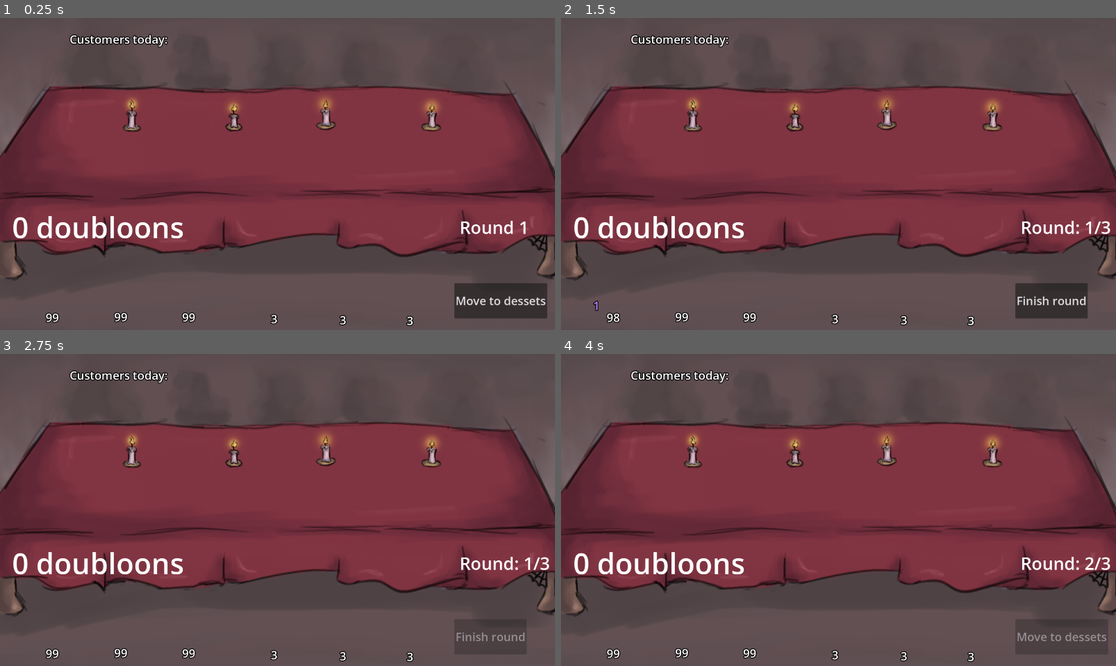
Above: before the commit, frames 1-4 (two rows, left to right).
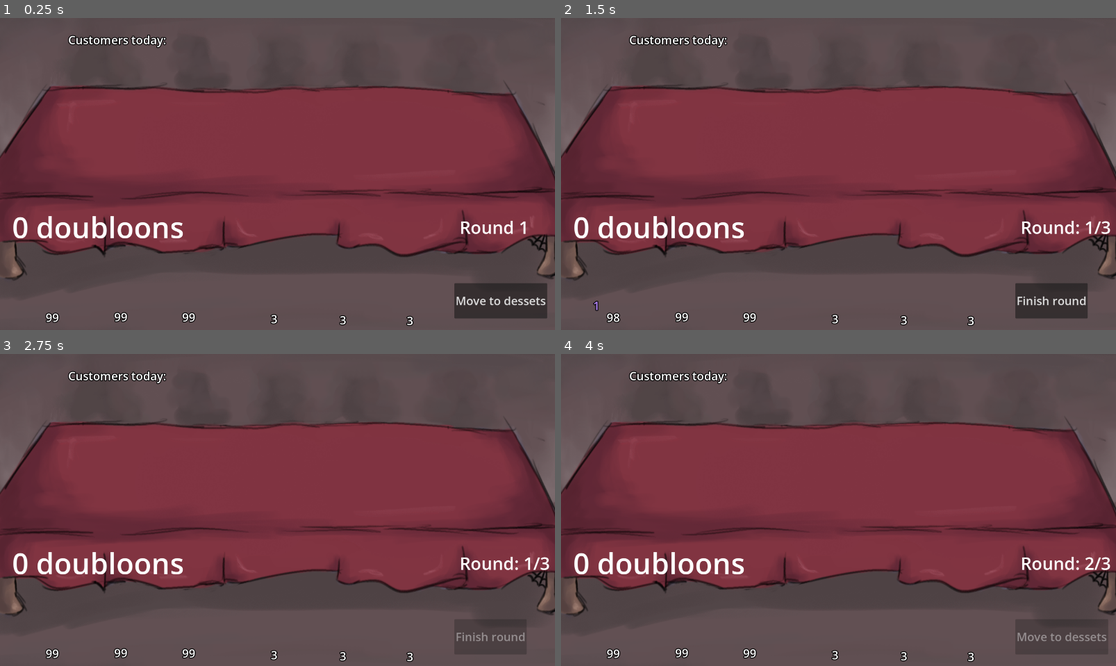
Above: after the commit, the same moments.

Repository: Henrique-Baumegger/godot-fims_food
Game: Godot game, scene res://scripts_and_scenes/main/main.tscn
The game is run twice, just before and just after one commit, with the same random seed, the same clock (stepped at 60 frames per second) and the same inputs.
Inputs (mouse positions are in pixels of both pictures, inside the frame that each line leads up to):
- Up to frame 1 (0.25 s): no input
- Up to frame 2 (1.5 s): click "Move to dessets" at 0.5 s; tap Enter at 1.25 s; move the mouse to (610, 289) at 1.27 s; click (610, 289) at 1.35 s
- Up to frame 3 (2.75 s): click "Finish round" at 2 s
- Up to frame 4 (4 s): tap Space at 2.75 s; move the mouse to (683, 625) at 2.77 s; click (683, 625) at 2.85 s; click "Move to dessets" at 3.5 s

The runs differ from the first frame. In frame 1, 1.3% of the frame differs, in the area x 12-80%, y 5-37%; in frame 2, 1.3%; in frame 3, 1.3%; in frame 4, 1.3%.
Error before the commit: Out of bounds get index '0' (on base: 'Array[Customer]') (res://scripts_and_scenes/table/table.gd:112)
Error after the commit: Parse Error: Identifier "customer_1_position" not declared in the current scope. (res://scripts_and_scenes/table/table.gd:72)

Commit message:
mid table refac

Diff:
--- a/scripts_and_scenes/customer/customer.gd
+++ b/scripts_and_scenes/customer/customer.gd
@@ -154,20 +154,24 @@
 	food_this_round = null
 
 
-func dying_check() -> void:
-	if dead:
-		return
+func dying_check() -> bool:
+	if dead:
+		return false
 	if current_poison >= max_poison:
 		dead = true
 		dies.emit()
-
-
-func killing_you_probability_check() -> void:
-	if dead:
-		return
+		return true
+	return false
+
+
+func killing_you_probability_check() -> bool:
+	if dead:
+		return false
 	var probability := percentage_probability_mult_kill_you * (float(current_poison) / float(max_poison))
 	if randf() < probability:
 		emit_signal("kills_you")
+		return true
+	return false
 
 
 func _ready() -> void:
--- a/scripts_and_scenes/table/table.gd
+++ b/scripts_and_scenes/table/table.gd
@@ -2,49 +2,40 @@
 class_name Table
 
 
-@export var table_size : int = 5
+@export var table_size : int = 2 ## {2, 3, 4, 5, 6}
 
-var list_of_foods_this_round : Array[Food]
+@export var food_markers : Array [Marker2D]
+@export var customers_on_table_markers : Array [Marker2D]
+@export var candle_markers : Array [Marker2D]
+
+var customers_on_list_markers : Array [Marker2D]
+
 var clients_of_the_day : Array[Customer]
 var client_positions_of_this_round : Array[Customer]
+var list_of_foods_this_round : Array[Food]
 
-@onready var customer_list: Node2D = $CustomerList
-@onready var list_position_1: Marker2D = $CustomerList/list_position1
-@onready var list_position_2: Marker2D = $CustomerList/list_position2
-@onready var list_position_3: Marker2D = $CustomerList/list_position3
-@onready var list_position_4: Marker2D = $CustomerList/list_position4
-@onready var list_position_5: Marker2D = $CustomerList/list_position5
-@onready var label: Label = $CustomerList/Label
+@onready var list: Node2D = $List
+@onready var label: Label = $List/Label
+@onready var list_position_1: Marker2D = $List/ListPosition1
+@onready var list_position_2: Marker2D = $List/ListPosition2
+@onready var list_position_3: Marker2D = $List/ListPosition3
+@onready var list_position_4: Marker2D = $List/ListPosition4
+@onready var list_position_5: Marker2D = $List/ListPosition5
+@onready var list_position_6: Marker2D = $List/ListPosition6
 
 
-@onready var food_1_position: Marker2D = $FoodPositions/Food1Position
-@onready var food_2_position: Marker2D = $FoodPositions/Food2Position
-@onready var food_3_position: Marker2D = $FoodPositions/Food3Position
-@onready var food_4_position: Marker2D = $FoodPositions/Food4Position
-@onready var food_5_position: Marker2D = $FoodPositions/Food5Position
-
-@onready var customer_1_position: Marker2D = $CustomerPositions/Customer1Position
-@onready var customer_2_position: Marker2D = $CustomerPositions/Customer2Position
-@onready var customer_3_position: Marker2D = $CustomerPositions/Customer3Position
-@onready var customer_4_position: Marker2D = $CustomerPositions/Customer4Position
-@onready var customer_5_position: Marker2D = $CustomerPositions/Customer5Position
+func _ready() -> void:
+	customers_on_list_markers = [
+		list_position_1,
+		list_position_2,
+		list_position_3,
+		list_position_4,
+		list_position_5,
+		list_position_6
+	]
 
 
-func start_day() -> void:
-	new_set_of_customers()
-
-
-func start_round() -> void:
-	handle_list(true)
-	new_round_of_food()
-
-
-func clients_go_to_table() -> void:
-	handle_list(false)
-	shuffle_customers()
-
-
-func assign_food() -> void:
+func _assign_food() -> void:
 	for i in range(table_size):
 		client_positions_of_this_round[i].food_this_round = list_of_foods_this_round[i]
 
@@ -54,16 +45,7 @@
 
 
 func new_round_of_food() -> void:
-	var food_markers: Array[Marker2D] = [
-		food_1_position,
-		food_2_position,
-		food_3_position,
-		food_4_position,
-		food_5_position
-	]
-
 	list_of_foods_this_round.clear()
-
 	for i in range(table_size):
 		var new_food = AssetDictionary.instantiate_general_object("food")
 		new_food.position = food_markers[i].position
@@ -121,13 +103,7 @@
 
 func handle_list(put_on_list: bool) -> void:
 	customer_list.visible = put_on_list
-	var list_markers: Array[Marker2D] = [
-		list_position_1,
-		list_position_2,
-		list_position_3,
-		list_position_4,
-		list_position_5
-	]
+
 	if put_on_list:
 		for i in range(table_size):
 			var c: Customer = clients_of_the_day[i]
--- a/scripts_and_scenes/table/table.tscn
+++ b/scripts_and_scenes/table/table.tscn
@@ -2,44 +2,42 @@
 
 [ext_resource type="Script" uid="uid://hntj861nd3un" path="res://scripts_and_scenes/table/table.gd" id="1_83i0c"]
 [ext_resource type="Texture2D" uid="uid://cmiaaxh7td154" path="res://art/enviroment/full table.png" id="2_kodtr"]
-[ext_resource type="Texture2D" uid="uid://ckf1qqkyo4a85" path="res://art/enviroment/candle1.png" id="3_fars2"]
-[ext_resource type="Texture2D" uid="uid://bae3xky6crxre" path="res://art/enviroment/candle2.png" id="4_hgd6c"]
-[ext_resource type="Texture2D" uid="uid://bnx2a80bqgn1k" path="res://art/enviroment/candle3.png" id="5_8e2ag"]
-[ext_resource type="Texture2D" uid="uid://s5a0g24lowqg" path="res://art/enviroment/candle4.png" id="6_4m5wr"]
 [ext_resource type="Theme" uid="uid://c3pgctkp31gj8" path="res://art/themes/new_theme.tres" id="8_8e2ag"]
 
-[node name="Table" type="Node2D" unique_id=246802026 groups=["round_dependers"]]
+[node name="Table" type="Node2D" unique_id=246802026]
 script = ExtResource("1_83i0c")
+table_size = null
 
 [node name="TableSprite" type="Sprite2D" parent="." unique_id=350445370]
 position = Vector2(-6, 0)
 texture = ExtResource("2_kodtr")
 
-[node name="Candle1" type="Sprite2D" parent="TableSprite" unique_id=36186053]
-position = Vector2(-502, -238)
-scale = Vector2(0.75, 0.75)
-texture = ExtResource("3_fars2")
+[node name="List" type="Node2D" parent="." unique_id=836089181]
 
-[node name="candle2" type="Sprite2D" parent="TableSprite" unique_id=2062229543]
-position = Vector2(-152, -238)
-scale = Vector2(0.75, 0.75)
-texture = ExtResource("4_hgd6c")
-
-[node name="candle3" type="Sprite2D" parent="TableSprite" unique_id=257564620]
-position = Vector2(167, -238)
-scale = Vector2(0.75, 0.75)
-texture = ExtResource("5_8e2ag")
-
-[node name="candle4" type="Sprite2D" parent="TableSprite" unique_id=1953955972]
-position = Vector2(531, -238)
-scale = Vector2(0.75, 0.75)
-texture = ExtResource("6_4m5wr")
-
-[node name="Label" type="Label" parent="." unique_id=1104054420]
-offset_left = -725.0
-offset_top = -502.0
-offset_right = -386.0
-offset_bottom = -447.0
+[node name="Label" type="Label" parent="List" unique_id=1104054420]
+offset_left = -730.0
+offset_top = -500.0
+offset_right = -391.0
+offset_bottom = -445.0
 theme = ExtResource("8_8e2ag")
 theme_override_colors/font_color = Color(1, 1, 1, 1)
 text = "Customers today:"
+metadata/_edit_use_anchors_ = true
+
+[node name="ListPosition1" type="Marker2D" parent="List" unique_id=1635667103]
+position = Vector2(-300, -470)
+
+[node name="ListPosition2" type="Marker2D" parent="List" unique_id=301895197]
+position = Vector2(-150, -470)
+
+[node name="ListPosition3" type="Marker2D" parent="List" unique_id=547659936]
+position = Vector2(0, -470)
+
+[node name="ListPosition4" type="Marker2D" parent="List" unique_id=1841629979]
+position = Vector2(150, -470)
+
+[node name="ListPosition5" type="Marker2D" parent="List" unique_id=1387616078]
+position = Vector2(300, -470)
+
+[node name="ListPosition6" type="Marker2D" parent="List" unique_id=1587783244]
+position = Vector2(450, -470)
Not shown, changed: ReadMe.md
